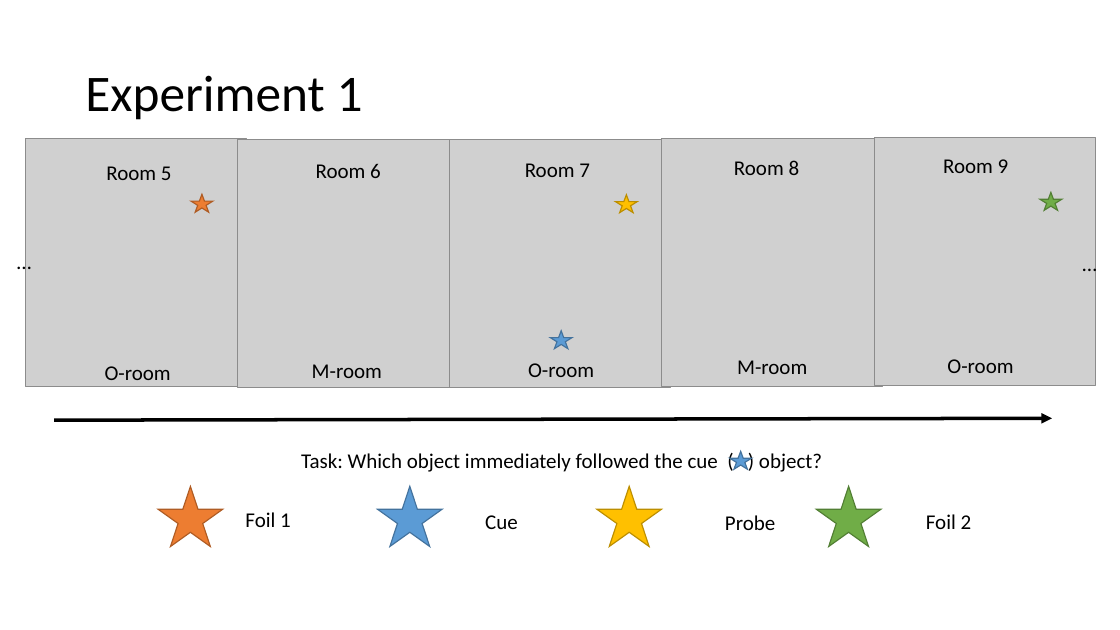
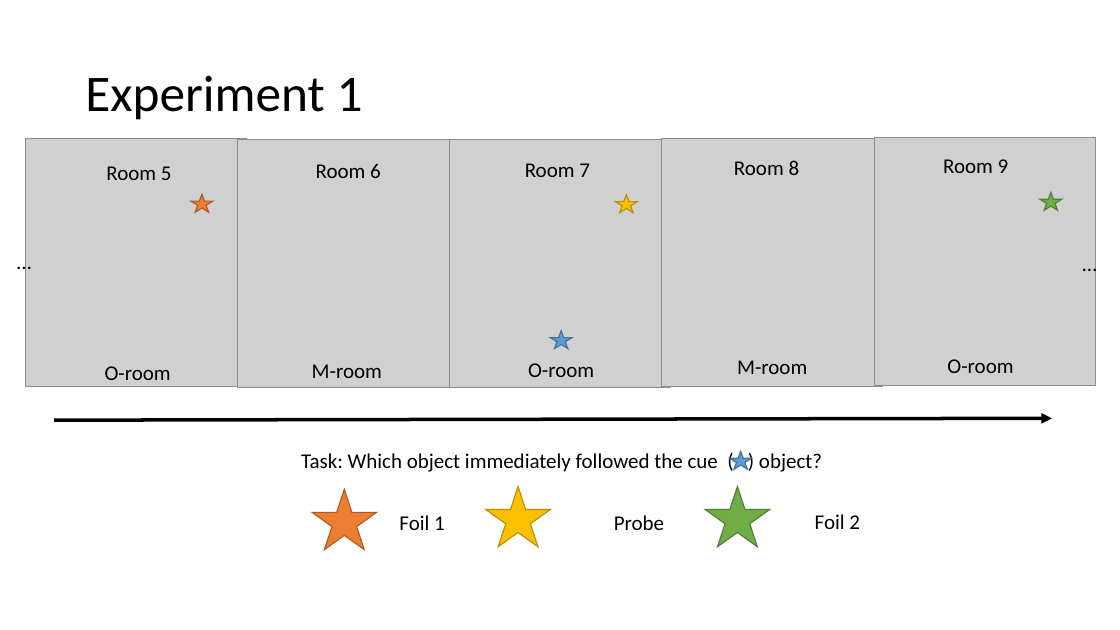
Before and after one commit to JAQuent/boundaryVR, a slide deck: slide 4 of BNA2021_poster/presentation_2021_online_BNA.pptx. Drawn at 1120x630 pixels with LibreOffice and Linux fonts; fonts in the diff are those of the drawing; grey boxes stand for pictures. Boxes give left, top, right and bottom in pixels: in the first picture for what was removed or moved away, otherwise in the second. Text is boxed around its words. In the diff, an @@ line names an element or a change of style, - is before the commit and + after.

```diff
--- a/BNA2021_poster/presentation_2021_online_BNA.pptx
+++ b/BNA2021_poster/presentation_2021_online_BNA.pptx
@@ star: place and size @@
-star at [158,486,223,547]
+star at [313,490,377,550]
@@ star removed at [378,486,443,547] @@
@@ text "Foil 1": place and size @@
-text "Foil 1" at [245,512,291,527]
+text "Foil 1" at [399,515,445,530]
@@ 2 texts, 2 stars: place and size @@
-2 texts, 2 stars at [597,486,972,547]
+2 texts, 2 stars at [486,486,860,547]
@@ text removed at [485,515,518,529] @@
-Cue
```
Also in this commit, not shown: 2 other slides changed, 1 other file.
